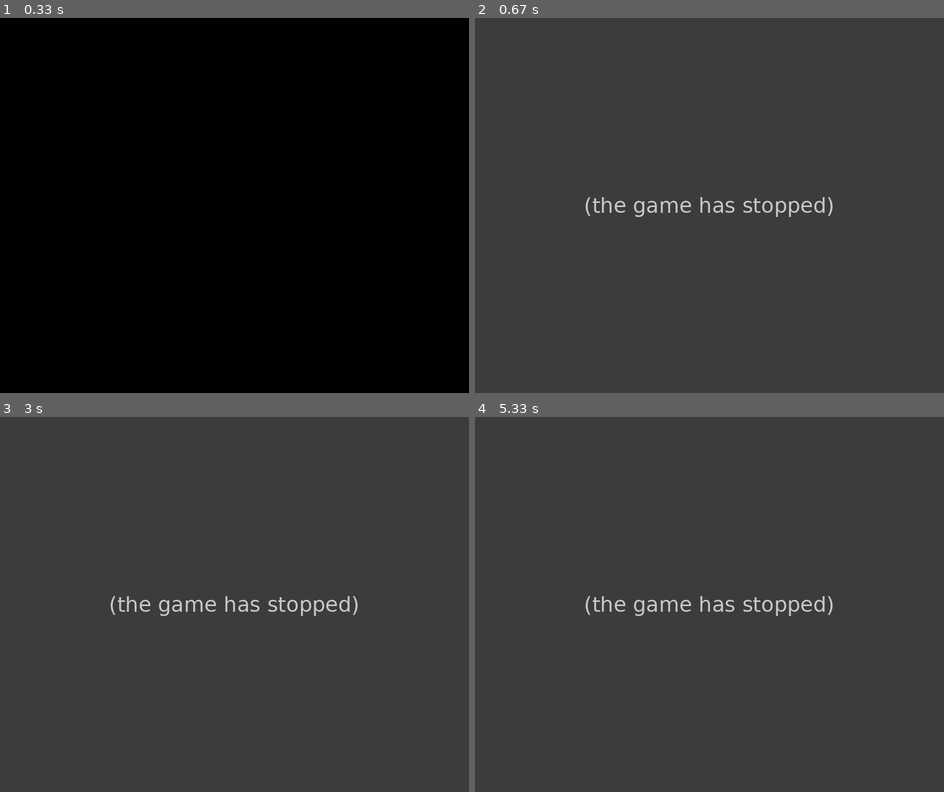
Above: before the commit, frames 1-4 (two rows, left to right).
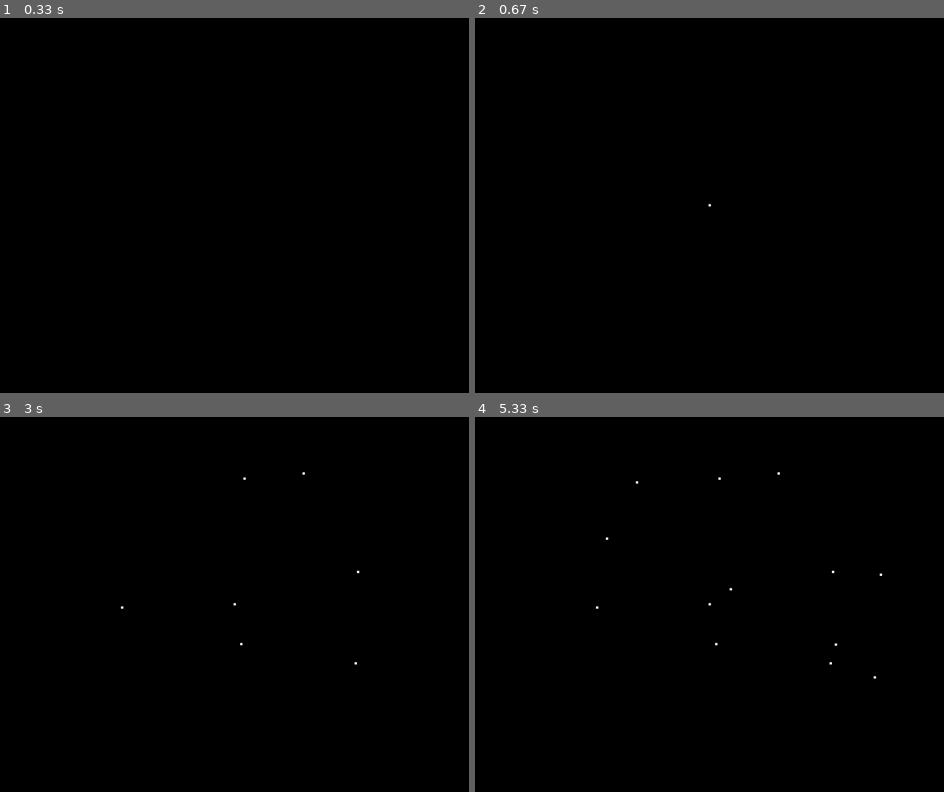
Above: after the commit, the same moments.

Repository: anzmaaan/anz-renderer
Game: pygame game, started from MousePlot.py
Two runs of this game, one before a commit and one after it. Both use one fixed random seed, a clock stepped at 60 frames per second and the inputs below.
Inputs (mouse positions are in pixels of both pictures, inside the frame that each line leads up to):
- Up to frame 1 (0.33 s): no input
- Up to frame 2 (0.67 s): click (709, 205) at 0.43 s
- Up to frame 3 (3 s): click (121, 608) at 0.8 s; click (304, 473) at 1.2 s; click (243, 477) at 1.6 s; move the mouse to (239, 645) at 1.87 s; click (239, 645) at 2 s; move the mouse to (356, 664) at 2.27 s; click (356, 664) at 2.4 s; click (356, 570) at 2.8 s
- Up to frame 4 (5.33 s): click (878, 574) at 3.2 s; click (873, 675) at 3.6 s; move the mouse to (728, 589) at 3.87 s; click (728, 589) at 4 s; move the mouse to (606, 537) at 4.27 s; click (606, 537) at 4.4 s; click (836, 645) at 4.8 s; click (634, 484) at 5.2 s

Frame 1 is identical in both runs. In frame 2, 100% of the frame differs, in the area x 0-100%, y 0-100%; in frame 3, 100%; in frame 4, 100%.
Error before the commit: IndexError: tuple index out of range (MousePlot.py line 25); the game stopped at 0.5 s (later frames are placeholders)

Commit message:
Added variables for gluOrtho2D width and height, commented and used mapvalue() from Utils to synchronize coordinates between PyGame and OpenGL.

Diff:
--- a/MousePlot.py
+++ b/MousePlot.py
@@ -8,6 +8,8 @@
 
 screen_width = 1000
 screen_height = 800
+ortho_width = 640
+ortho_height = 480
 
 screen = pygame.display.set_mode((screen_width, screen_height), DOUBLEBUF | OPENGL)
 pygame.display.set_caption('Graphs in PyOpenGL')
@@ -16,7 +18,7 @@
 def init_ortho():
     glMatrixMode(GL_PROJECTION)
     glLoadIdentity()
-    gluOrtho2D(0, 640, 0, 480)
+    gluOrtho2D(0, ortho_width, 0, ortho_height)
 
 
 def plot_point():
@@ -30,6 +32,7 @@
 init_ortho()
 glPointSize(5)
 points = []
+
 while not done:
     p = None
     for event in pygame.event.get():
@@ -37,8 +40,11 @@
             done = True
         elif event.type == MOUSEBUTTONDOWN:
             p = pygame.mouse.get_pos()
-            points.append((map_value(0, screen_width, 0, 640, p[0]),
-                           ))   # todo: Complete the points.append() line to include the value for y. Video 303.
+            '''orto_height steht vorne, weil die
+            koordinatensysteme von pygame (0,0 = top left) und opengl (0,0 = bottom left)
+            unterschiedliche ursprünge haben.'''
+            points.append((map_value(0, screen_width, 0, ortho_width, p[0]),
+                           map_value(0, screen_height, ortho_height, 0, p[1])))
 
     glClear(GL_COLOR_BUFFER_BIT | GL_DEPTH_BUFFER_BIT)
     glMatrixMode(GL_MODELVIEW)
@@ -46,4 +52,5 @@
     plot_point()
     pygame.display.flip()
     pygame.time.wait(100)
+
 pygame.quit()
